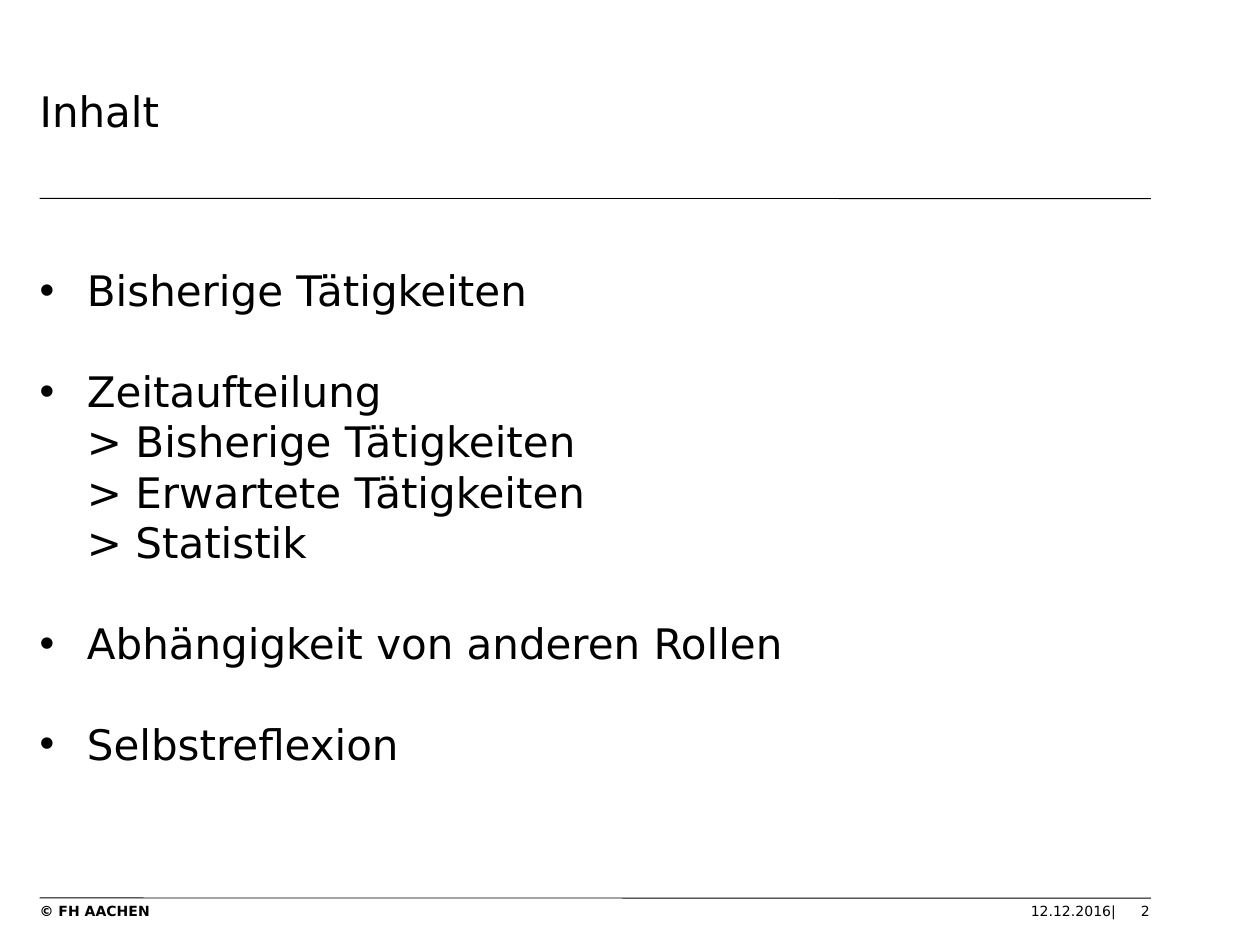
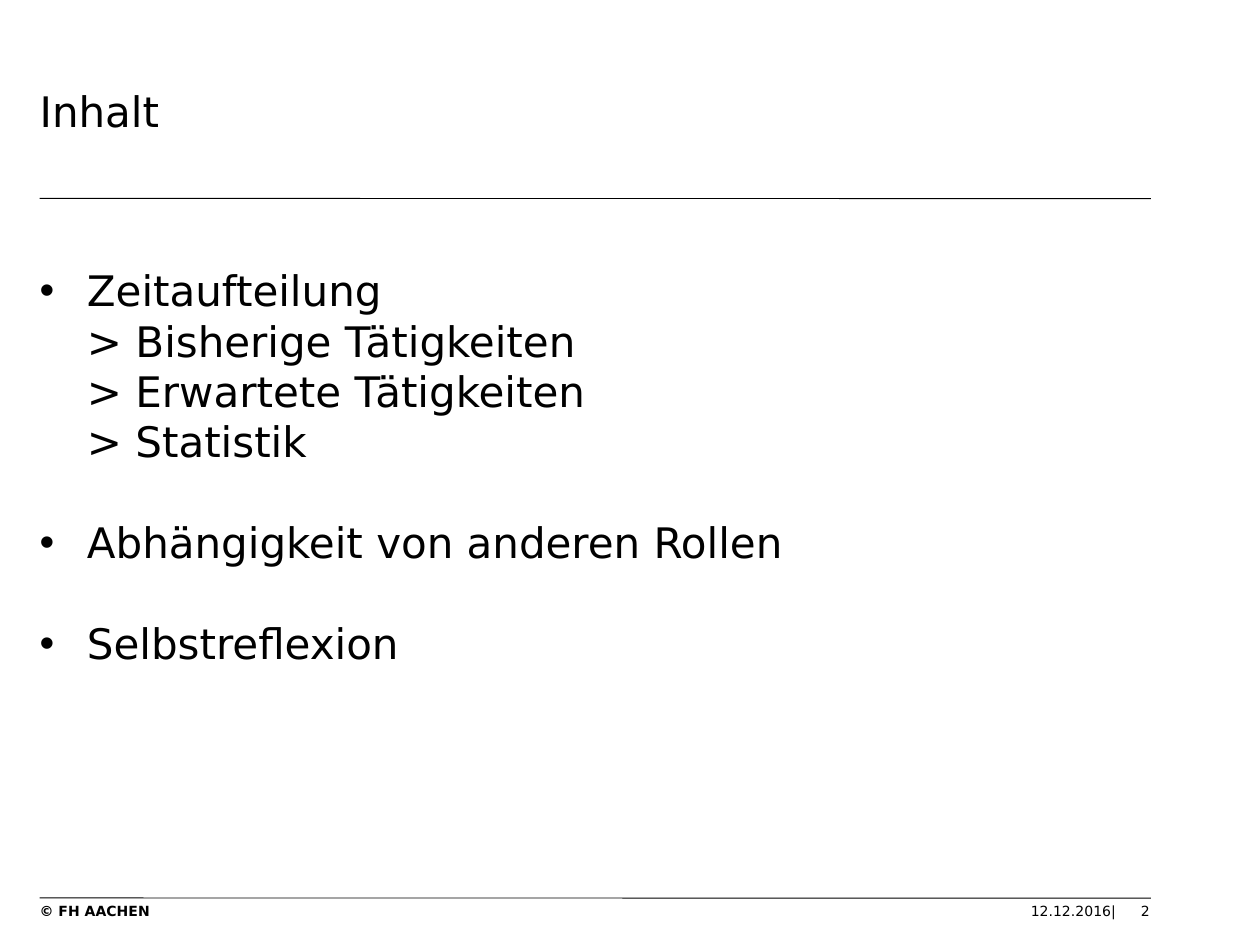
Before and after one commit to thomasgor/swe, a slide deck: slide 2 of Dokumente/Coaching/2016-12-14/2016-12-14 Rollentätigkeit Matthias Maus.pptx. Drawn at 1260x945 pixels with LibreOffice and Linux fonts; fonts in the diff are those of the drawing; background and template pictures are left out. Boxes give left, top, right and bottom in pixels: in the first picture for what was removed or moved away, otherwise in the second. Text is boxed around its words. In the diff, an @@ line names an element or a change of style, - is before the commit and + after.

```diff
--- a/Dokumente/Coaching/2016-12-14/2016-12-14 Rollentätigkeit Matthias Maus.pptx
+++ b/Dokumente/Coaching/2016-12-14/2016-12-14 Rollentätigkeit Matthias Maus.pptx
@@ text at (87, 274, 526, 315): paragraph removed @@
-• Bisherige Tätigkeiten
```
Also in this commit, not shown: 3 other slides changed, 3 other files.
